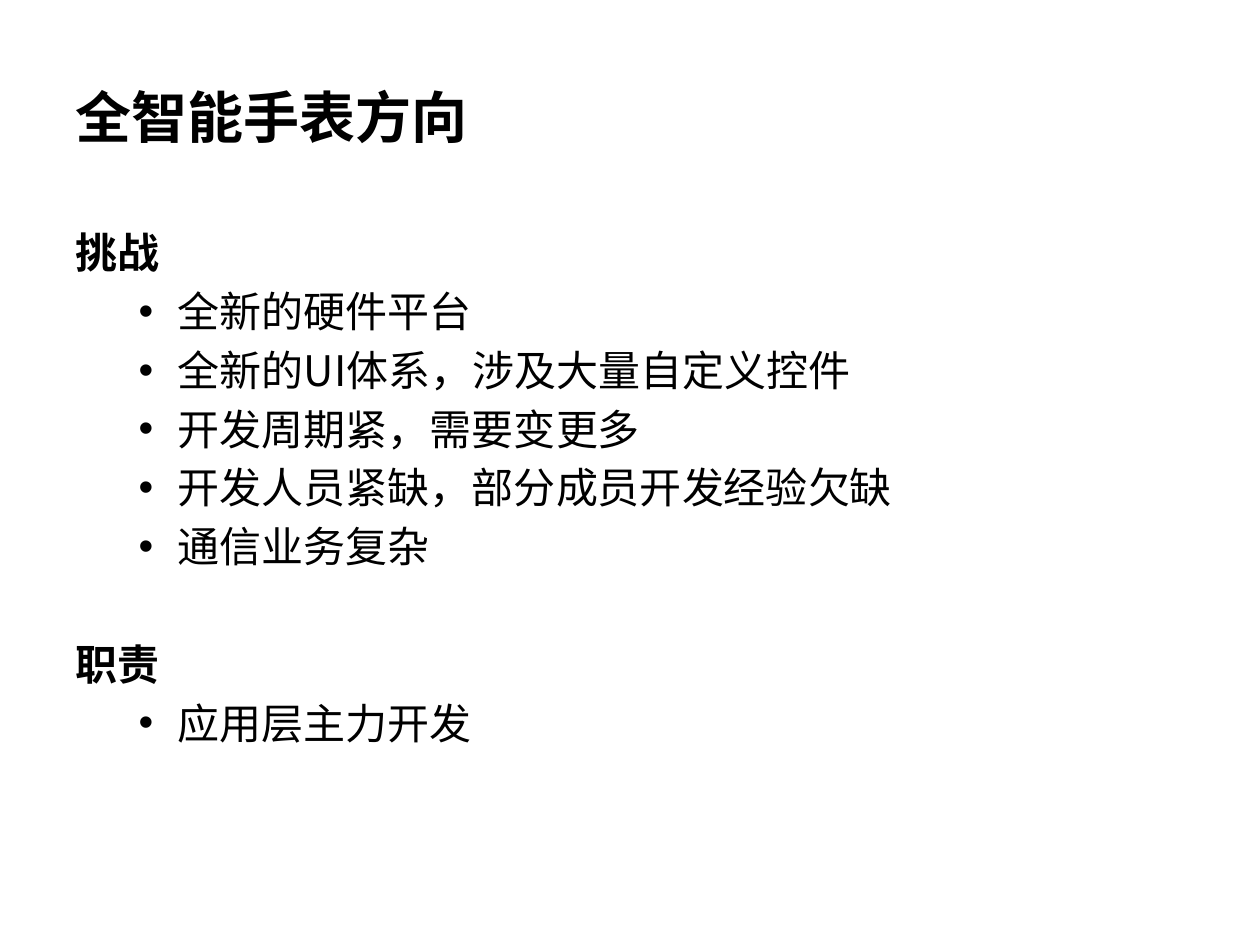
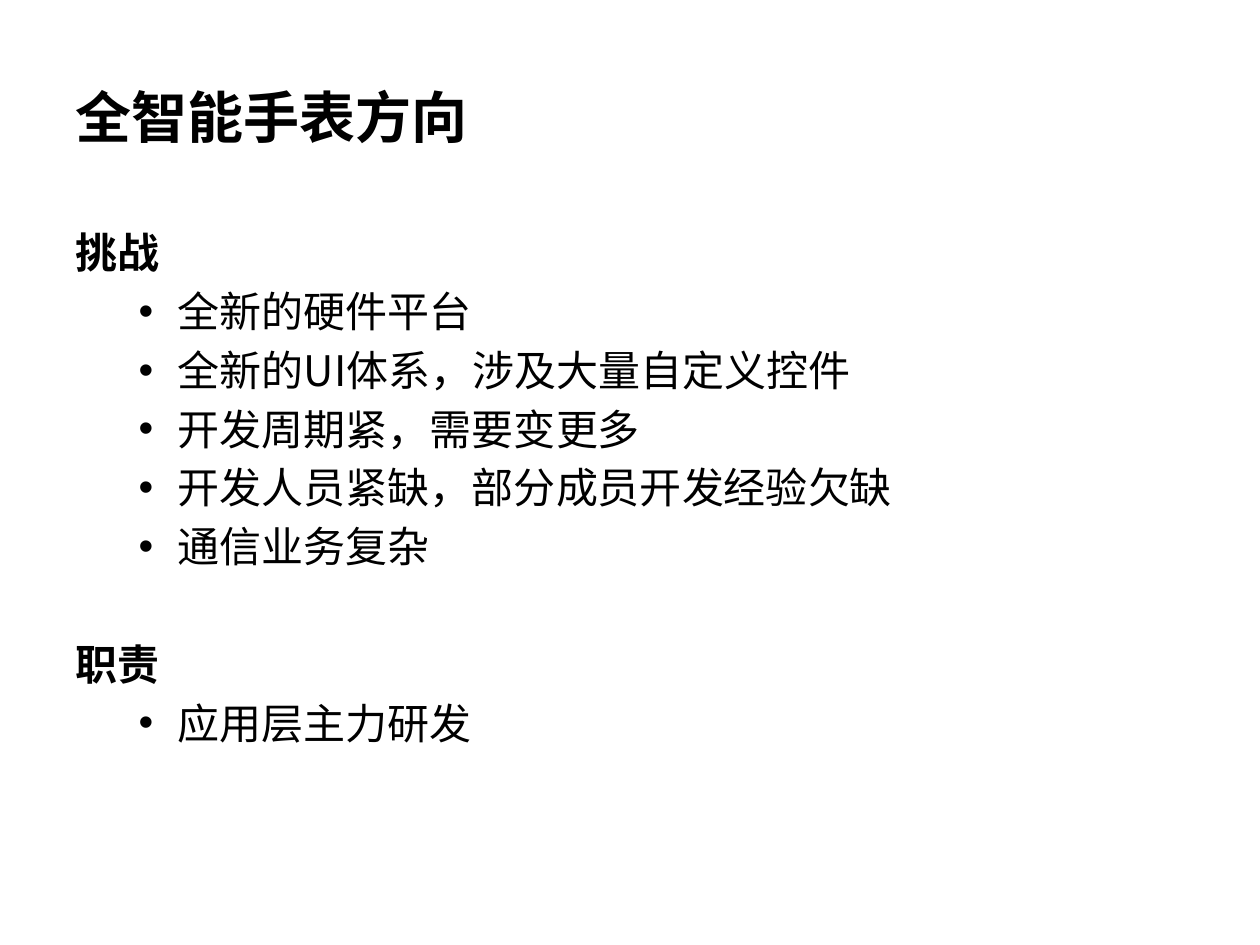
Before and after one commit to wangzhengyi/WangZhengyi, a slide deck: slide 9 of promote/2016-promote-p6.pptx. Drawn at 1260x945 pixels with LibreOffice and Linux fonts; fonts in the diff are those of the drawing. Boxes give left, top, right and bottom in pixels: in the first picture for what was removed or moved away, otherwise in the second. Text is boxed around its words. In the diff, an @@ line names an element or a change of style, - is before the commit and + after.

```diff
--- a/promote/2016-promote-p6.pptx
+++ b/promote/2016-promote-p6.pptx
@@ text at (178,703,472,743): text changed @@
-  • 应用层主力开发
+  • 应用层主力研发
```
Also in this commit, not shown: 1 other slide changed.
